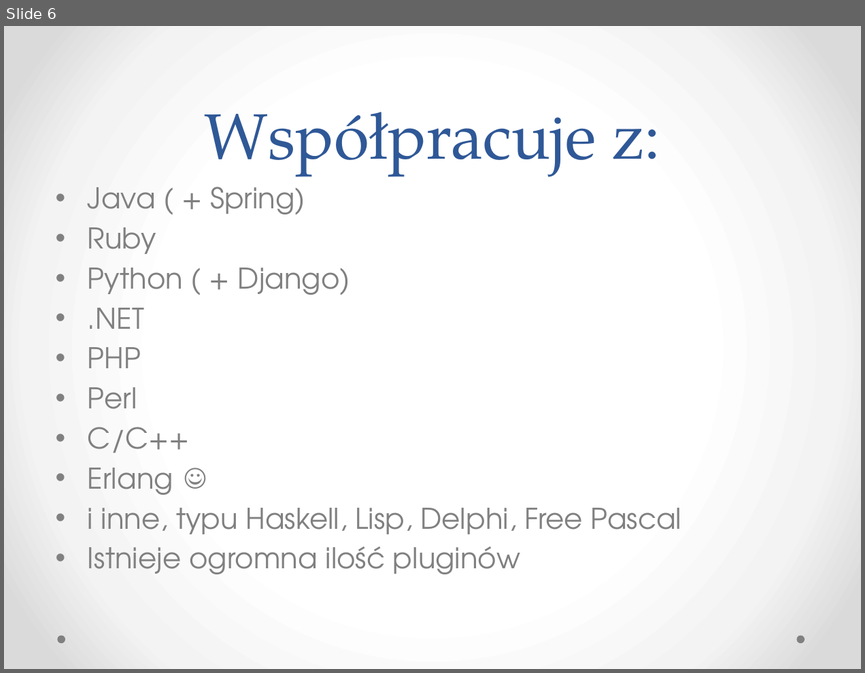
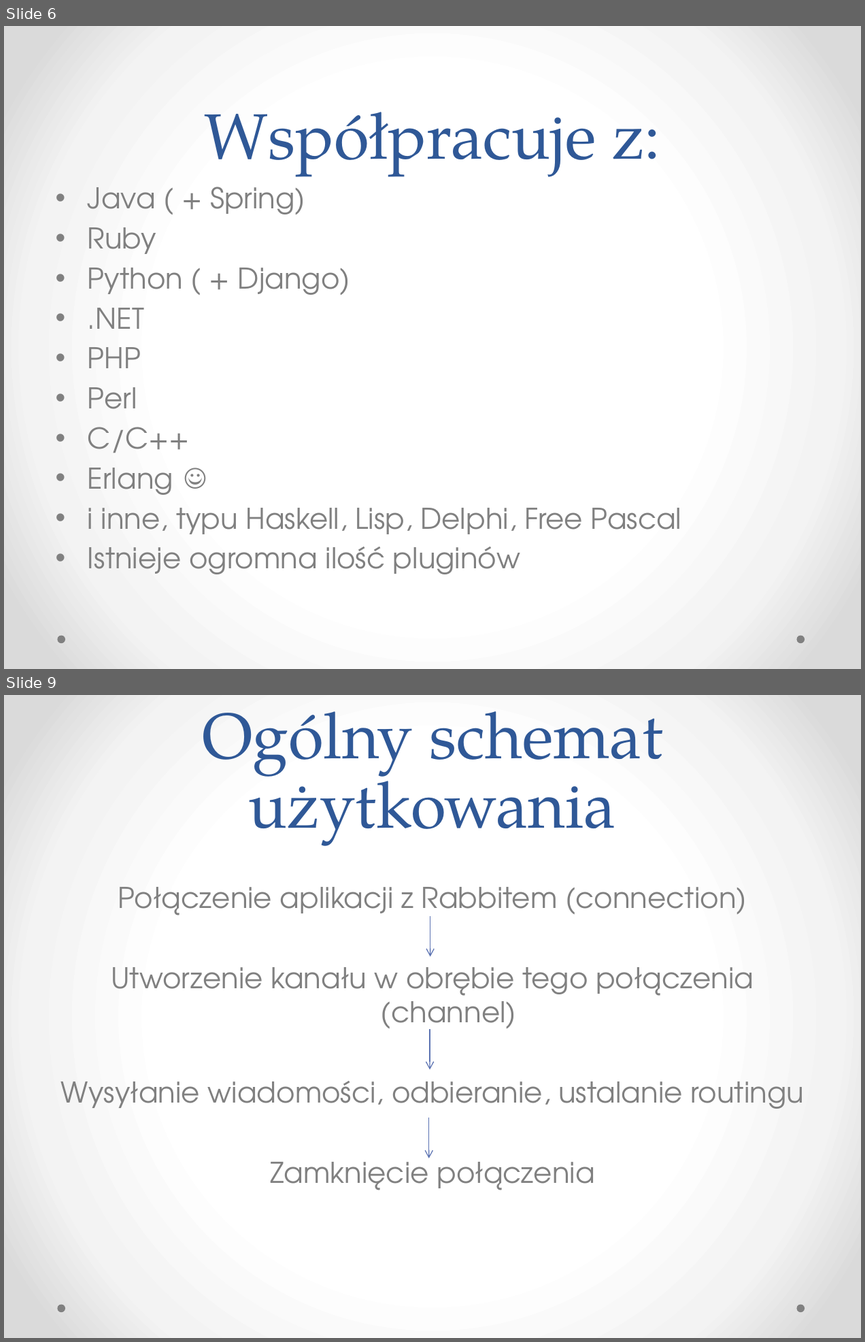
Before and after one commit to kajto/erlang-project, a slide deck: RabbitMQ.pptx. Shown one above the other, each under a label of ours: slide 6 before the commit, slides 6 and 9 after it; the slides between them are not shown. The pictures are 865x673 and 865x1342 pixels, drawn with LibreOffice and Linux fonts; fonts in the diff are those of the drawing. Boxes give left, top, right and bottom in pixels: in the first picture for what was removed or moved away, otherwise in the second. Text is boxed around its words. In the diff, an @@ line names an element or a change of style, - is before the commit and + after.

```diff
--- a/RabbitMQ.pptx
+++ b/RabbitMQ.pptx
@@ slide 9 added at box(4, 695, 861, 1338), background gradient #FFFFFF to #F4F4F4 to #DADADA; not listed: 2 template elements that a slide beside it also shows @@
@@ title added at box(202, 711, 663, 846), 54 pt, text #2F5897 @@
+Ogólny schemat użytkowania
@@ text added at box(61, 887, 804, 1190), 24 pt, text #808080 @@
+Połączenie aplikacji z Rabbitem (connection)
+Utworzenie kanału w obrębie tego połączenia (channel)
+Wysyłanie wiadomości, odbieranie, ustalanie routingu
+Zamknięcie połączenia
@@ arrow added from (430, 916) to (430, 956), #5C72B2 0.75 pt @@
@@ arrow added from (430, 1029) to (430, 1070), #5C72B2 0.75 pt @@
@@ arrow added from (429, 1117) to (429, 1157), #5C72B2 0.75 pt @@
```
Also in this commit, not shown: 4 slides changed, 14 other slides added, 1 slide removed, 2 other files.
